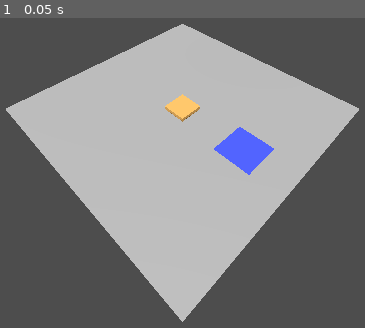
Above: before the commit, frame 1.
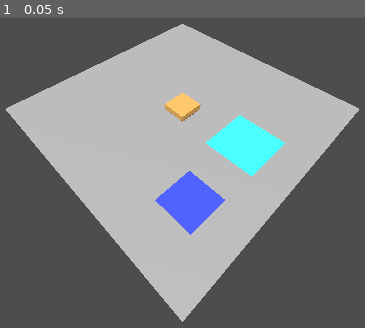
Above: after the commit, the same moment.

Repository: arthur-mdn/Godot-Burger-Maker
Game: Godot game, scene res://Scenes/main.tscn
Two runs of this game, one before a commit and one after it. Both use one fixed random seed, a clock stepped at 60 frames per second and the inputs below.
Inputs:
- Up to frame 1 (0.05 s): no input

The runs differ from the first frame. In frame 1, 4.3% of the frame differs, in the area x 42-79%, y 24-70%.

Commit message:
Add cooking station

Diff:
--- /dev/null
+++ b/Scenes/CookingStation.tscn
@@ -0,0 +1,24 @@
+[gd_scene format=3 uid="uid://bwgai41orblj"]
+
+[ext_resource type="Script" uid="uid://cwi70u8pt4ybt" path="res://Scripts/cooking_station.gd" id="1_e3c22"]
+
+[sub_resource type="StandardMaterial3D" id="StandardMaterial3D_yt4nv"]
+albedo_color = Color(0.18431373, 1, 1, 1)
+
+[sub_resource type="PlaneMesh" id="PlaneMesh_js4rr"]
+material = SubResource("StandardMaterial3D_yt4nv")
+
+[sub_resource type="BoxShape3D" id="BoxShape3D_2vt2k"]
+
+[node name="CookingStation" type="Node3D" unique_id=342943021]
+script = ExtResource("1_e3c22")
+
+[node name="MeshInstance3D" type="MeshInstance3D" parent="." unique_id=1246449340]
+transform = Transform3D(1, 0, 0, 0, 1, 0, 0, 0, 1, 0, 0.01, 0)
+mesh = SubResource("PlaneMesh_js4rr")
+
+[node name="StaticBody3D" type="StaticBody3D" parent="." unique_id=769331985]
+transform = Transform3D(1, 0, 0, 0, 1, 0, 0, 0, 1, 0, 0.5, 0)
+
+[node name="CollisionShape3D" type="CollisionShape3D" parent="StaticBody3D" unique_id=1530679936]
+shape = SubResource("BoxShape3D_2vt2k")
--- a/Scenes/Item.tscn
+++ b/Scenes/Item.tscn
@@ -1,20 +1,14 @@
 [gd_scene format=3 uid="uid://bhir52ci487ll"]
 
 [ext_resource type="Script" uid="uid://bg7hmiecud33c" path="res://Scripts/item.gd" id="1_3r01x"]
-
-[sub_resource type="BoxMesh" id="BoxMesh_3r01x"]
 
 [sub_resource type="BoxShape3D" id="BoxShape3D_2oiv6"]
 
 [node name="Item" type="Node3D" unique_id=366931120]
 script = ExtResource("1_3r01x")
 
-[node name="MeshInstance3D" type="MeshInstance3D" parent="." unique_id=2086893531]
-transform = Transform3D(1, 0, 0, 0, 1, 0, 0, 0, 1, 0, 0.5, 0)
-visible = false
-mesh = SubResource("BoxMesh_3r01x")
-
 [node name="Visual" type="Node3D" parent="." unique_id=928810001]
+transform = Transform3D(1, 0, 0, 0, 1, 0, 0, 0, 1, 0, 0.1, 0)
 
 [node name="StackRoot" type="Node3D" parent="Visual" unique_id=1680764744]
 
@@ -23,3 +17,4 @@
 
 [node name="CollisionShape3D" type="CollisionShape3D" parent="Area3D" unique_id=341469307]
 shape = SubResource("BoxShape3D_2oiv6")
+debug_color = Color(0.8803456, 0.00036791147, 0.82362336, 0.41960785)
--- a/Scenes/Slot.tscn
+++ b/Scenes/Slot.tscn
@@ -4,7 +4,7 @@
 
 [sub_resource type="PlaneMesh" id="PlaneMesh_vqo0j"]
 size = Vector2(1.5, 1.5)
-center_offset = Vector3(0, 0.1, 0)
+center_offset = Vector3(0, 0.01, 0)
 
 [sub_resource type="StandardMaterial3D" id="StandardMaterial3D_vqo0j"]
 albedo_color = Color(0.21176471, 0.27450982, 1, 1)
--- a/Scenes/main.tscn
+++ b/Scenes/main.tscn
@@ -3,6 +3,7 @@
 [ext_resource type="Script" uid="uid://bsxthgff40cmm" path="res://Scripts/main.gd" id="1_bo1nx"]
 [ext_resource type="PackedScene" uid="uid://bhir52ci487ll" path="res://Scenes/Item.tscn" id="2_8gbba"]
 [ext_resource type="PackedScene" uid="uid://jfq2wtbu027h" path="res://Scenes/Slot.tscn" id="3_8gbba"]
+[ext_resource type="PackedScene" uid="uid://bwgai41orblj" path="res://Scenes/CookingStation.tscn" id="4_jjvhh"]
 
 [sub_resource type="PlaneMesh" id="PlaneMesh_7u77a"]
 size = Vector2(10, 10)
@@ -46,4 +47,7 @@
 type = 5
 
 [node name="Slot" parent="." unique_id=1704538850 instance=ExtResource("3_8gbba")]
-transform = Transform3D(1, 0, 0, 0, 1, 0, 0, 0, 1, 3, 0, 0)
+transform = Transform3D(1, 0, 0, 0, 1, 0, 0, 0, 1, 3, 0, 2.675147)
+
+[node name="CookingStation" parent="." unique_id=342943021 instance=ExtResource("4_jjvhh")]
+transform = Transform3D(1, 0, 0, 0, 1, 0, 0, 0, 1, 2.8338108, 0, -0.32542658)
--- /dev/null
+++ b/Scripts/cooking_station.gd
@@ -0,0 +1,61 @@
+extends Node3D
+
+var current_item = null
+
+func place_item(item):
+	if current_item != null:
+		return
+
+	if item.type != item.ItemType.STEAK:
+		print("PAS UN STEAK")
+		return
+
+	current_item = item
+	item.current_slot = self
+	item.global_position = global_position + Vector3(0, 0.5, 0)
+
+	start_cooking(item)
+
+func start_cooking(item):
+	item.cooking_id += 1
+	var id = item.cooking_id
+
+	item.cook_state = item.CookState.COOKING
+	item.rebuild_visual()
+	print("COOKING...")
+
+	await get_tree().create_timer(5).timeout
+
+	if id != item.cooking_id:
+		return
+
+	if item.current_slot != self:
+		return
+
+	item.cook_state = item.CookState.COOKED
+	item.rebuild_visual()
+	print("CUIT")
+
+	await get_tree().create_timer(3).timeout
+
+	if id != item.cooking_id:
+		return
+
+	if item.current_slot != self:
+		return
+
+	item.cook_state = item.CookState.BURNT
+	item.rebuild_visual()
+	print("BRULÉ")
+
+func remove_item():
+	if current_item:
+		current_item.cooking_id += 1
+
+		if current_item.cook_state == current_item.CookState.COOKING:
+			current_item.cook_state = current_item.CookState.RAW
+			current_item.rebuild_visual()
+
+	var item = current_item
+	current_item = null
+	return item
--- a/Scripts/item.gd
+++ b/Scripts/item.gd
@@ -1,6 +1,8 @@
 extends Node3D
 
 enum ItemType { BUN, STEAK, CHEESE, TOMATO, SALAD, ONION }
+enum CookState { NONE, RAW, COOKING, COOKED, BURNT }
+
 @export var type: ItemType
 
 signal clicked(item)
@@ -10,11 +12,15 @@
 
 var current_slot = null
 var stack = []
+var cook_state = CookState.NONE
+var cooking_id = 0
 
 func _ready():
 	add_to_group("item")
 	area.input_event.connect(_on_input_event)
 	stack.append(type)
+	if type == ItemType.STEAK:
+		cook_state = CookState.RAW
 	rebuild_visual()
 
 func _on_input_event(camera, event, position, normal, shape_idx):
@@ -30,8 +36,7 @@
 	match last:
 
 		ItemType.BUN:
-			# début → steak uniquement
-			return other.type == ItemType.STEAK
+			return other.type == ItemType.STEAK and other.cook_state == CookState.COOKED
 
 		ItemType.STEAK:
 			# après steak → tout sauf steak
@@ -74,7 +79,19 @@
 			ItemType.STEAK:
 				mesh.mesh = BoxMesh.new()
 				mesh.scale = Vector3(0.9, 0.2, 0.9)
-				mesh.material_override = _mat(Color(0.4, 0.2, 0.1))
+
+				match cook_state:
+					CookState.RAW:
+						mesh.material_override = _mat(Color(1.0, 0.3, 0.3)) # rouge
+
+					CookState.COOKING:
+						mesh.material_override = _mat(Color(1.0, 0.6, 0.2)) # orange
+
+					CookState.COOKED:
+						mesh.material_override = _mat(Color(0.4, 0.2, 0.1)) # brun
+
+					CookState.BURNT:
+						mesh.material_override = _mat(Color(0.1, 0.1, 0.1)) # noir
 
 			ItemType.CHEESE:
 				mesh.mesh = BoxMesh.new()
--- a/Scripts/main.gd
+++ b/Scripts/main.gd
@@ -50,10 +50,8 @@
 	if result:
 		var collider = result.collider
 
-		# si c'est un slot
 		if collider.get_parent().has_method("place_item"):
-			var slot = collider.get_parent()
-			print("TRY PLACE")
-			slot.place_item(held_item)
+			var target = collider.get_parent()
+			target.place_item(held_item)
 
 	held_item = null
Not shown, added: Scripts/cooking_station.gd.uid
